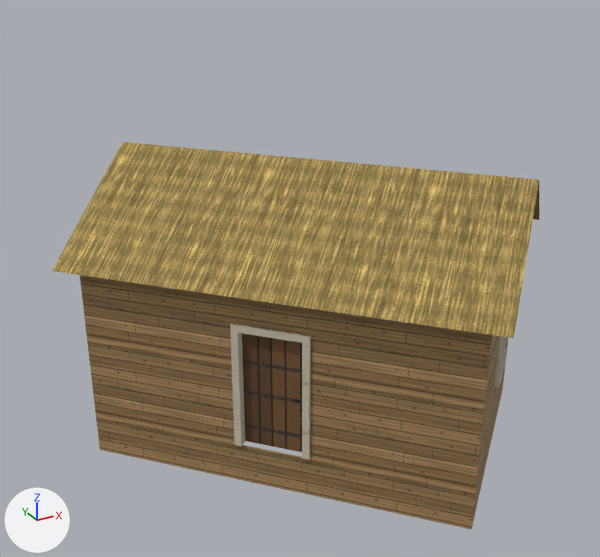
Two versions of the glTF model world/bridgehollow__dyers_walk_local/export/models/buildings/bld_house_078.glb, one commit apart.
Rendered twice from a 50 mm lens placed at (-6.77, -11.78, 8.88), pointed at (-0.35, -0.11, 3.04). Lighting does not change. The marker at lower left points along +X, +Y and +Z. The first picture is the older version. Vertices at exactly the same position are counted once.

The scene before the commit, as lines of its bpy script (objects in view):
```python
me_bld_house_078 = bpy.data.meshes.new('bld_house_078')
me_bld_house_078.from_pydata(...)  # 302 vertices, 414 faces; spans x -3.89..3.89, y -3.95..3.95, z 0.0..3.78
# faces by material slot: [8, 46, 74, 286]
me_bld_house_078.materials.append(mat_mat_glass)  # pale blue #d5e7ee
me_bld_house_078.materials.append(mat_mat_plank)
me_bld_house_078.materials.append(mat_mat_plaster)
me_bld_house_078.materials.append(mat_mat_trim)
me_bld_house_078_door1 = bpy.data.meshes.new('bld_house_078_door1')
me_bld_house_078_door1.from_pydata(...)  # 16 vertices, 14 faces; spans x -0.02..0.71, y -0.77..0.02, z 0.0..2.09
me_bld_house_078_door1.materials.append(mat_mat_door_wood)
me_bld_house_078_roof = bpy.data.meshes.new('bld_house_078_roof')
me_bld_house_078_roof.from_pydata(...)  # 124 vertices, 138 faces; spans x -4.32..4.32, y -4.38..4.38, z 3.41..5.11
# faces by material slot: [12, 120, 2, 4]
me_bld_house_078_roof.materials.append(mat_mat_ceiling)  # pale yellow #e0d7c5
me_bld_house_078_roof.materials.append(mat_mat_joist)  # beige #a18a70
me_bld_house_078_roof.materials.append(mat_mat_plank)
me_bld_house_078_roof.materials.append(mat_mat_thatch)
ob_bld_house_078 = bpy.data.objects.new('bld_house_078', me_bld_house_078)
ob_bld_house_078.location = (0.0, 0.0, 0.0)
ob_bld_house_078_door1 = bpy.data.objects.new('bld_house_078_door1', me_bld_house_078_door1)
ob_bld_house_078_door1.location = (-1.89, -1.04, 0.75)
ob_bld_house_078_roof = bpy.data.objects.new('bld_house_078_roof', me_bld_house_078_roof)
ob_bld_house_078_roof.location = (0.0, 0.0, 0.0)
```
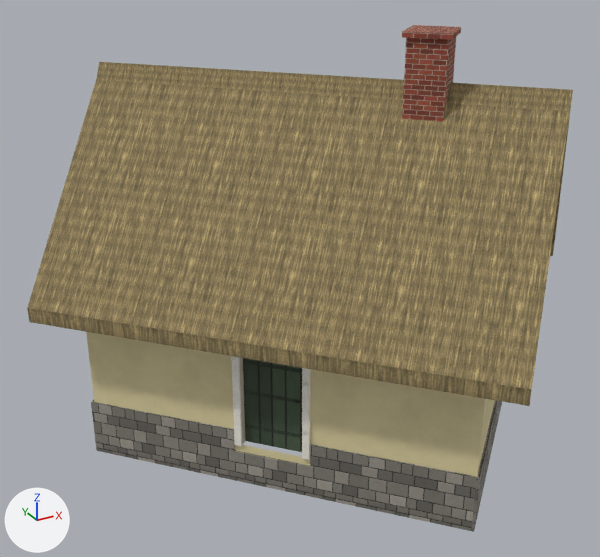
What changed in the scene script:
```text
Add mat_mat_s_brick_8d4332:
    mat_mat_s_brick_8d4332 = bpy.data.materials.new('mat_s_brick_8d4332')
    # uses the picture img_mat_s_brick_8d4332
    # uses the picture img_mat_s_brick_8d4332_n
Add mat_mat_s_tint_thatch_8a7a55:
    mat_mat_s_tint_thatch_8a7a55 = bpy.data.materials.new('mat_s_tint_thatch_8a7a55')
    # uses the picture img_mat_s_tint_thatch_8a7a55
    # uses the picture img_mat_s_tint_thatch_8a7a55_n
Add mat_mat_s_plaster_e6d9a8:
    mat_mat_s_plaster_e6d9a8 = bpy.data.materials.new('mat_s_plaster_e6d9a8')
    # uses the picture img_mat_s_plaster_e6d9a8
    # uses the picture img_mat_s_plaster_e6d9a8_n
Add mat_mat_s_beam_efe9dc:
    mat_mat_s_beam_efe9dc = bpy.data.materials.new('mat_s_beam_efe9dc')
    # uses the picture img_mat_s_beam_efe9dc
    # uses the picture img_mat_s_beam_efe9dc_n
Add mat_mat_s_tint_trim_f2eee4:
    mat_mat_s_tint_trim_f2eee4 = bpy.data.materials.new('mat_s_tint_trim_f2eee4')
    # uses the picture img_mat_s_tint_trim_f2eee4
    # uses the picture img_mat_s_tint_trim_f2eee4_n
Add mat_mat_s_tint_wall_stone_78746c:
    mat_mat_s_tint_wall_stone_78746c = bpy.data.materials.new('mat_s_tint_wall_stone_78746c')
    # uses the picture img_mat_s_tint_wall_stone_78746c
    # uses the picture img_mat_s_tint_wall_stone_78746c_n
Change me_bld_house_078:
    remove me_bld_house_078.from_pydata(...)  # 302 vertices, 414 faces; spans x -3.89..3.89, y -3.95..3.95, z 0.0..3.78
    add me_bld_house_078.from_pydata(...)  # 374 vertices, 510 faces; spans x -3.95..3.95, y -4.01..4.01, z 0.0..3.78
    me_bld_house_078 part 1: 56 vertices added at x -3.95..3.95, y -4.01..4.01, z 0.0..2.55
    me_bld_house_078 part 2: 34 faces spanning x -3.89..3.89, y -3.95..3.95, z 0.0..3.78 switch from mat_mat_plank to mat_mat_s_plaster_e6d9a8
    me_bld_house_078 part 3: 163 faces spanning x -2.74..3.48, y -2.91..3.26, z 0.73..2.99 switch from mat_mat_trim to mat_mat_s_tint_trim_f2eee4
    other edits to the shape of me_bld_house_078 do not show in these pictures
    add me_bld_house_078.materials.append(mat_mat_s_beam_efe9dc)
    add me_bld_house_078.materials.append(mat_mat_s_tint_wall_stone_78746c)
Change me_bld_house_078_roof:
    remove me_bld_house_078_roof.from_pydata(...)  # 124 vertices, 138 faces; spans x -4.32..4.32, y -4.38..4.38, z 3.41..5.11
    add me_bld_house_078_roof.from_pydata(...)  # 150 vertices, 170 faces; spans x -4.77..4.77, y -4.84..4.84, z 2.78..7.28
    me_bld_house_078_roof part 4: the loose piece of 6 vertices spanning x -4.32..4.32, y -4.38..4.38, z 3.6..5.11 is rebuilt with 10 vertices and now spans x -4.77..4.77, y -4.84..4.84, z 2.78..6.4, in mat_mat_s_tint_thatch_8a7a55
    me_bld_house_078_roof part 5
    1 vertex moves from x 2.26, y -2.46, z 5.11 to x 2.26, y -2.46, z 6.4
    22 vertices are added at x -2.79..2.79, y -3.02..3.02, z 3.78..7.28
    22 new faces join them, mat_mat_s_brick_8d4332
    6 new faces join them, mat_mat_s_tint_thatch_8a7a55
    other edits to the shape of me_bld_house_078_roof do not show in these pictures
    remove me_bld_house_078_roof.materials.append(mat_mat_plank)
    remove me_bld_house_078_roof.materials.append(mat_mat_thatch)
    add me_bld_house_078_roof.materials.append(mat_mat_s_brick_8d4332)
    add me_bld_house_078_roof.materials.append(mat_mat_s_plaster_e6d9a8)
    add me_bld_house_078_roof.materials.append(mat_mat_s_tint_thatch_8a7a55)
```

Pixel boxes [x1, y1, x2, y2] of what changed, in the pictures (600 x 557 px):
'bld_house_078_roof', reshaped (12% wider, 94% taller)
    before: [52, 142, 539, 338]
    after: [27, 25, 573, 406]
'bld_house_078', reshaped
    before: [80, 275, 508, 529]
    after: [86, 332, 502, 532]
part 1 of me_bld_house_078, added
    after: [91, 400, 502, 532]
part 2 of me_bld_house_078, recoloured
    before: [80, 275, 508, 529]
    after: [86, 332, 495, 476]
part 3 of me_bld_house_078, recoloured
    before: [230, 323, 508, 460]
    after: [231, 356, 311, 460]
part 4 of me_bld_house_078_roof, rebuilt (12% wider, 66% taller)
    before: [52, 142, 539, 338]
    after: [27, 80, 571, 406]
part 5 of me_bld_house_078_roof, built on (brown)
    after: [96, 25, 573, 122]
